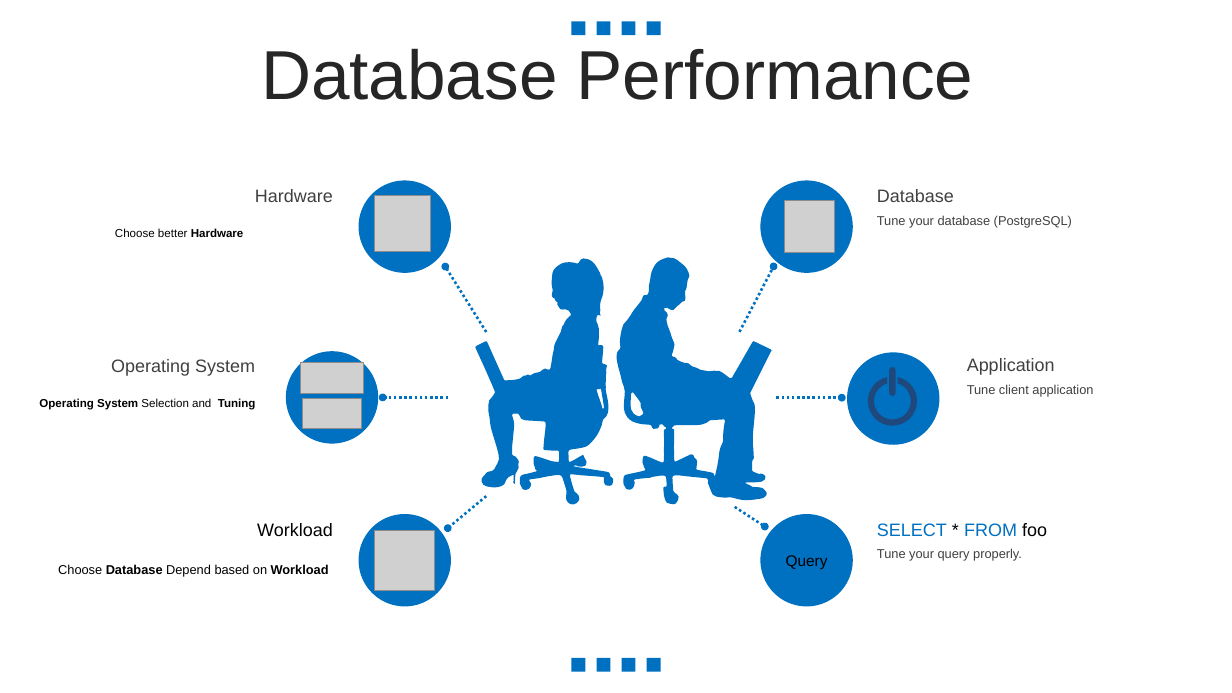
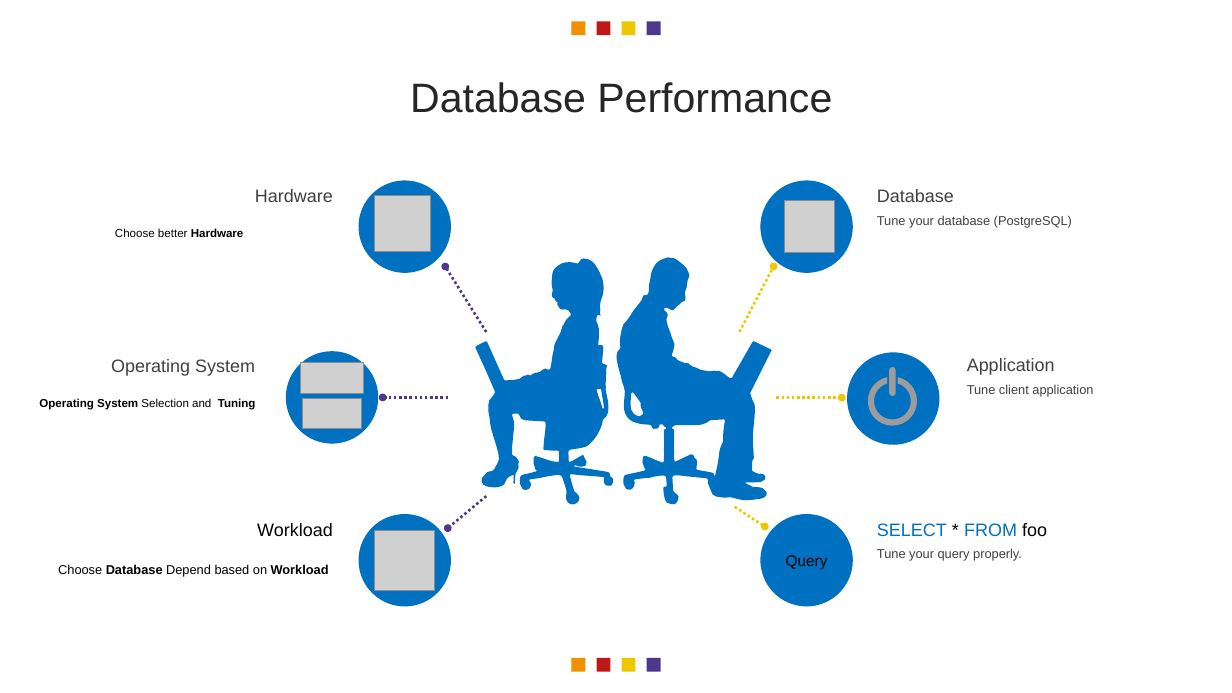
Before and after one commit to ibrarahmad/PostgreSQLTalks, a slide deck: slide 6 of Conferences/PostgreSQL Conf Asia -2020[Online]/Performance-Tuning.pptx. Drawn at 1232x693 pixels with LibreOffice and Linux fonts; fonts in the diff are those of the drawing; grey boxes stand for pictures; background and template pictures are left out. Boxes give left, top, right and bottom in pixels: in the first picture for what was removed or moved away, otherwise in the second. Text is boxed around its words. In the diff, an @@ line names an element or a change of style, - is before the commit and + after.

Commit message:
PostgreSQL Conference CHINA and PGConf Asia 2020.
1 - Deep Dive ToPostgreSQL Indexes
2 - Performance Tuning
3 - PostgreSQL Security

```diff
--- a/Conferences/PostgreSQL Conf Asia -2020[Online]/Performance-Tuning.pptx
+++ b/Conferences/PostgreSQL Conf Asia -2020[Online]/Performance-Tuning.pptx
@@ rectangle at box(571, 21, 585, 35): fill #0070C0 to #EF9000 @@
@@ rectangle at box(597, 21, 611, 35): fill #0070C0 to #BE1818 @@
@@ rectangle at box(622, 21, 636, 35): fill #0070C0 to #EFC700 @@
@@ rectangle at box(647, 21, 661, 35): fill #0070C0 to #4E378C @@
@@ text "Database Performance": place and size @@
-text "Database Performance" at box(261, 48, 974, 100)
+text "Database Performance" at box(410, 82, 832, 113)
@@ text "Database Performance" at box(410, 82, 832, 113): size 54 to 32 pt; less space between paragraphs @@
@@ arrow (486, 332) - (445, 266): stroke #0070C0 2 pt dashed to #4E378C 2 pt dashed @@
@@ arrow (739, 332) - (774, 266): stroke #0070C0 2 pt dashed to #EFC700 2 pt dashed @@
@@ freeform shape at box(868, 367, 917, 426): fill #1F497D to #9B9C9B @@
@@ arrow (448, 397) - (383, 397): stroke #0070C0 2 pt dashed to #4E378C 2 pt dashed @@
@@ arrow (776, 397) - (842, 397): stroke #0070C0 2 pt dashed to #EFC700 2 pt dashed @@
@@ arrow (486, 496) - (448, 529): stroke #0070C0 2 pt dashed to #4E378C 2 pt dashed @@
@@ arrow (735, 507) - (765, 527): stroke #0070C0 2 pt dashed to #EFC700 2 pt dashed @@
@@ rectangle at box(571, 658, 585, 672): fill #0070C0 to #EF9000 @@
@@ rectangle at box(597, 658, 611, 672): fill #0070C0 to #BE1818 @@
@@ rectangle at box(622, 658, 636, 672): fill #0070C0 to #EFC700 @@
@@ rectangle at box(647, 658, 661, 672): fill #0070C0 to #4E378C @@
```
Also in this commit, not shown: 34 other slides changed, 2 slides added, 2 slides removed, 1 other file.
